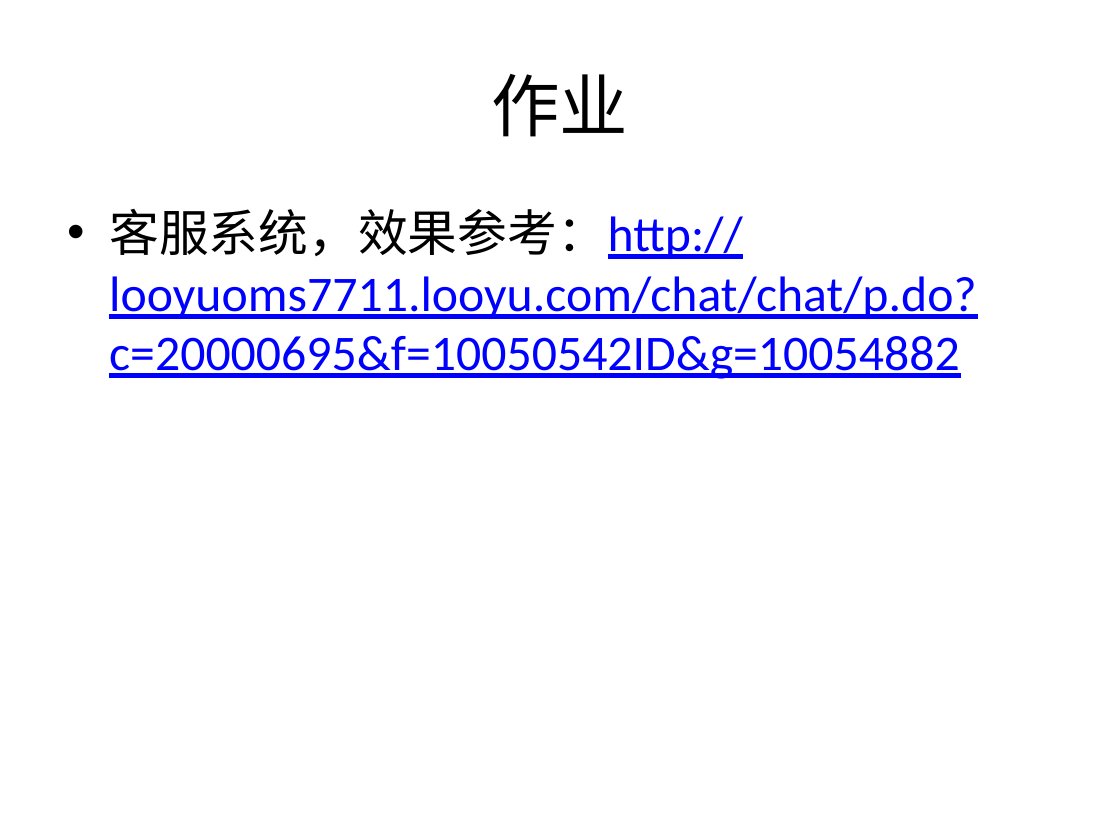
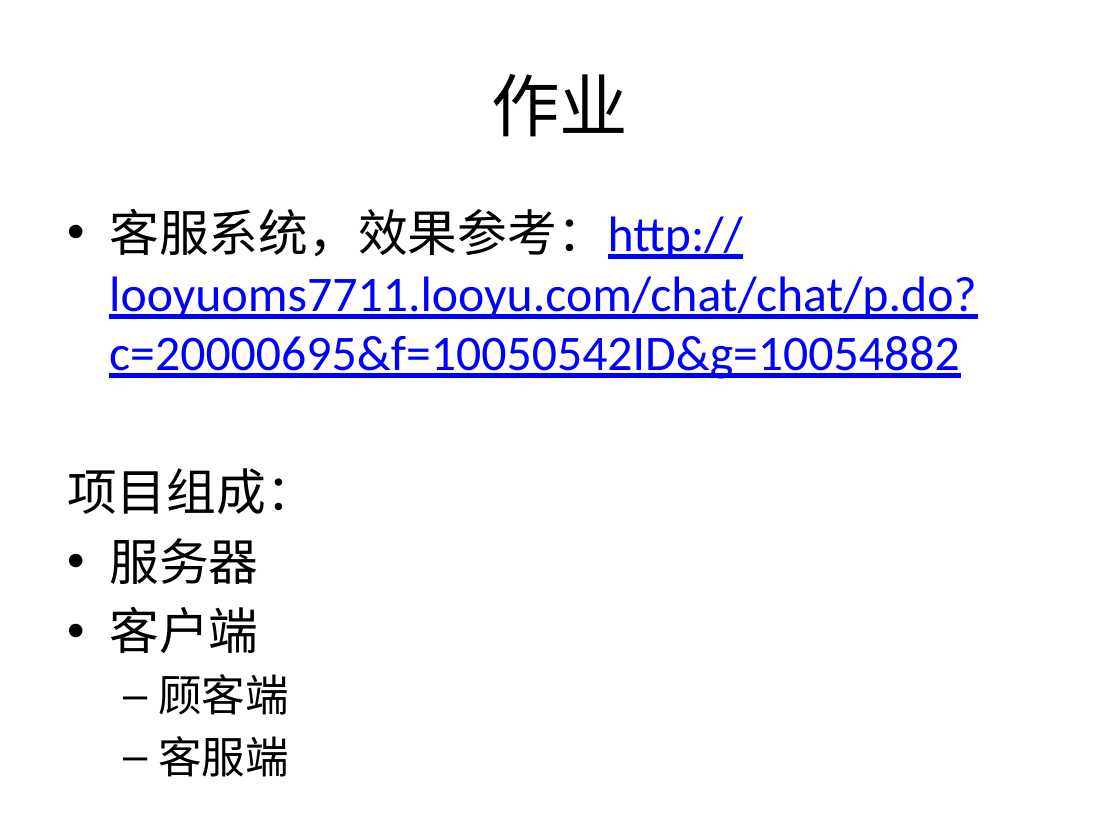
Before and after one commit to plter/HTML5Course20160612, a slide deck: slide 75 of Web前端教学记录.pptx. Drawn at 1120x840 pixels with LibreOffice and Linux fonts; fonts in the diff are those of the drawing. Boxes give left, top, right and bottom in pixels: in the first picture for what was removed or moved away, otherwise in the second. Text is boxed around its words. In the diff, an @@ line names an element or a change of style, - is before the commit and + after.

Commit message:
完善作业说明

```diff
--- a/Web前端教学记录.pptx
+++ b/Web前端教学记录.pptx
@@ text at bbox=[67, 468, 316, 777]: paragraphs added @@
+项目组成：
+• 服务器
+• 客户端
+  – 顾客端
+  – 客服端
```
